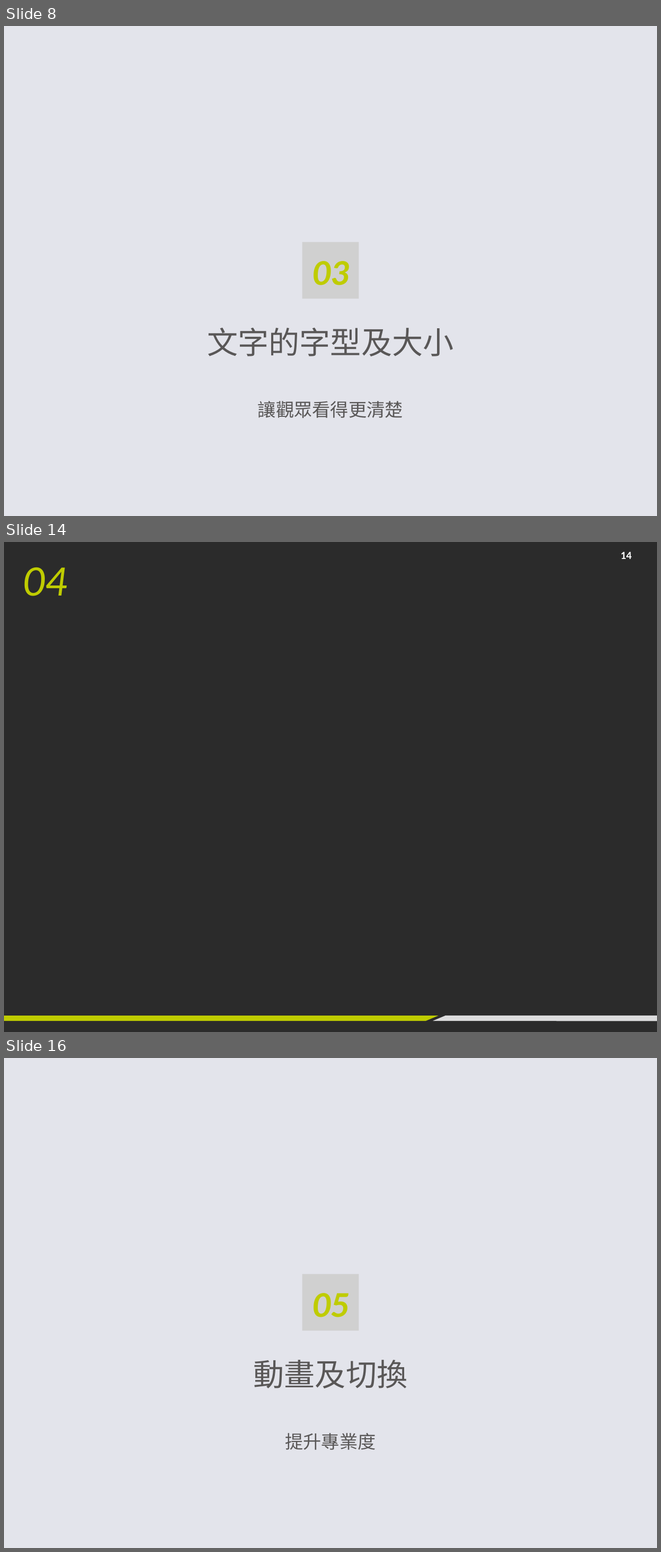
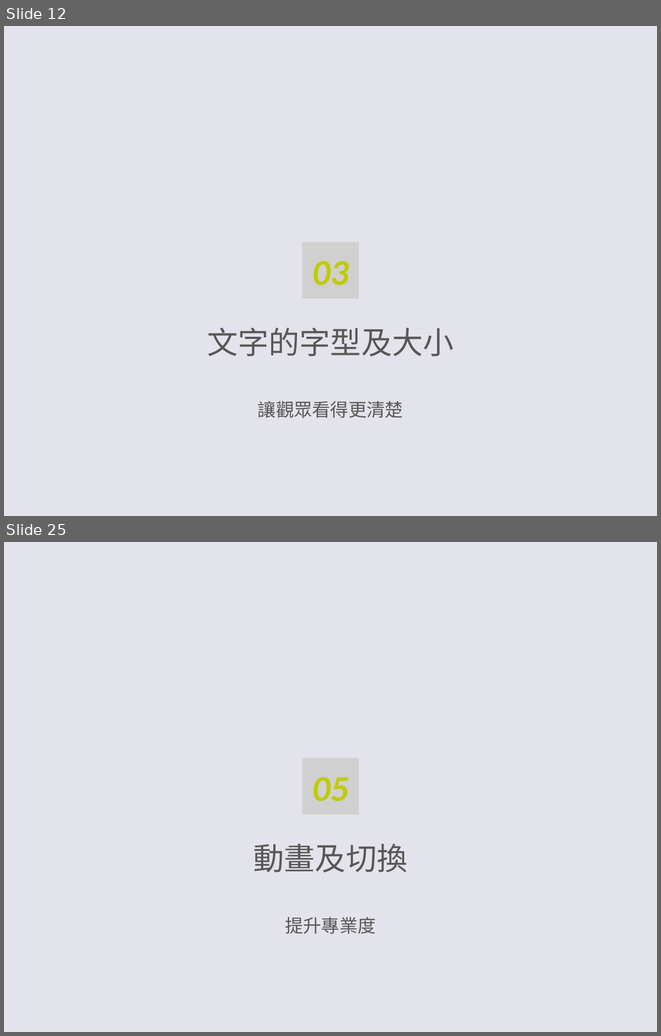
Before and after one commit to jerry092383/chungyo_hw, a slide deck: HW-Week1/簡報製作-jerry092383.pptx. Shown one above the other, each under a label of ours: slides 8, 14 and 16 before the commit, slides 12 and 25 after it; the slides between them are not shown. The pictures are 661x1552 and 661x1036 pixels, drawn with LibreOffice and Linux fonts; fonts in the diff are those of the drawing; grey boxes stand for pictures; background and template pictures are left out; a plain dark background stands for a picture behind light text. Boxes give left, top, right and bottom in pixels: in the first picture for what was removed or moved away, otherwise in the second. Text is boxed around its words. In the diff, an @@ line names an element or a change of style, - is before the commit and + after.

```diff
--- a/HW-Week1/簡報製作-jerry092383.pptx
+++ b/HW-Week1/簡報製作-jerry092383.pptx
@@ slide 14 removed at bbox=[4, 542, 657, 1032], background picture (left out) @@
@@ page number removed at bbox=[620, 552, 632, 559] @@
-14
@@ text removed at bbox=[23, 567, 67, 596] @@
-04
@@ freeform shape removed at bbox=[4, 1015, 438, 1021] @@
@@ freeform shape removed at bbox=[432, 1015, 657, 1021] @@
@@ what was slide 8 is now slide 12 @@
@@ what was slide 16 is now slide 25 @@
```
Also in this commit, not shown: 10 slides changed, 15 slides added, 3 other slides removed, 16 other files.
